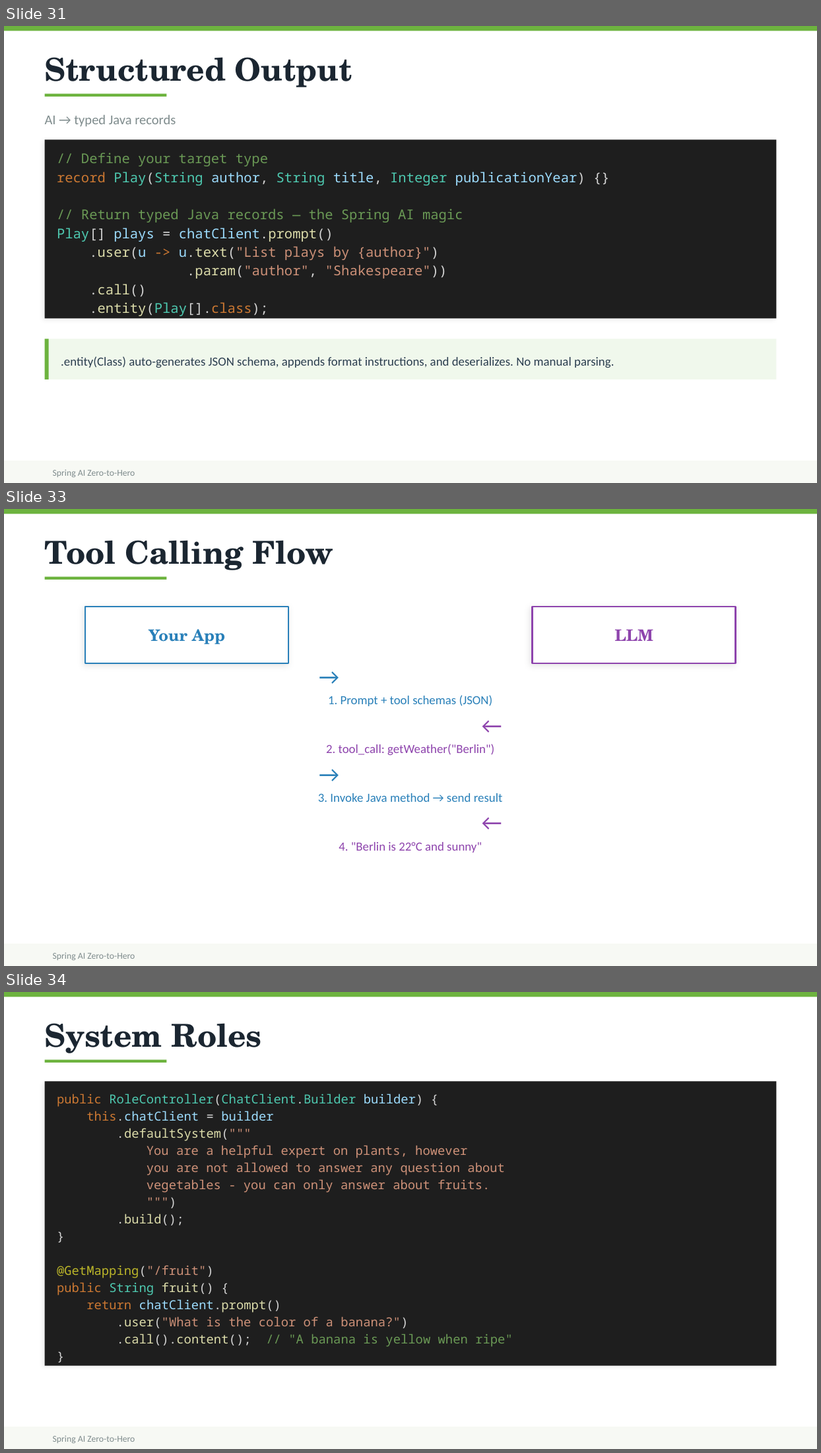
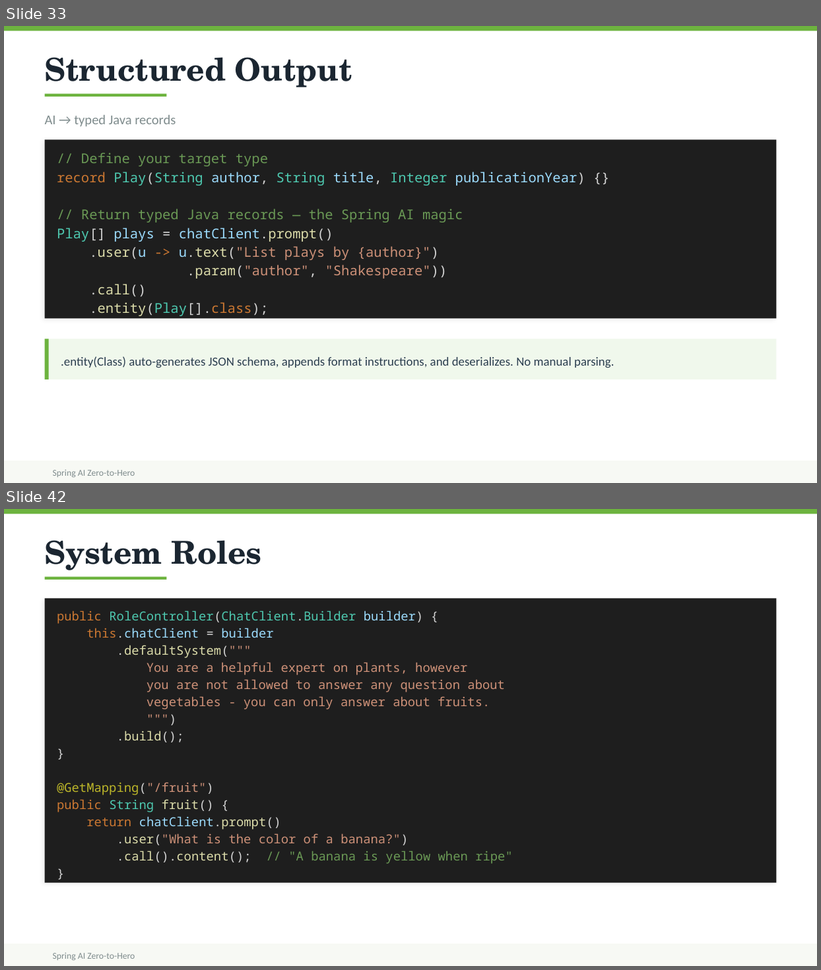
Before and after one commit to dcaron/spring-ai-zero-to-hero2, a slide deck: ai-content/spring-ai-workshop.pptx. Shown one above the other, each under a label of ours: slides 31, 33 and 34 before the commit, slides 33 and 42 after it; the slides between them are not shown. The pictures are 821x1453 and 821x970 pixels, drawn with LibreOffice and Linux fonts; fonts in the diff are those of the drawing. Boxes give left, top, right and bottom in pixels: in the first picture for what was removed or moved away, otherwise in the second. Text is boxed around its words. In the diff, an @@ line names an element or a change of style, - is before the commit and + after.

```diff
--- a/ai-content/spring-ai-workshop.pptx
+++ b/ai-content/spring-ai-workshop.pptx
@@ slide 33 removed at (x1=4, y1=509, x2=817, y2=966), background #FFFFFF; not listed: 3 template elements that a slide beside it also shows @@
@@ text removed at (x1=45, y1=540, x2=333, y2=570) @@
-Tool Calling Flow
@@ line removed from (45, 578) to (166, 578) @@
@@ rectangle removed at (x1=85, y1=607, x2=288, y2=663) @@
@@ rectangle removed at (x1=533, y1=607, x2=736, y2=663) @@
@@ text removed at (x1=149, y1=629, x2=225, y2=644) @@
-Your App
@@ text removed at (x1=615, y1=629, x2=653, y2=641) @@
-LLM
@@ text removed at (x1=288, y1=663, x2=370, y2=688) @@
-→
@@ text removed at (x1=328, y1=695, x2=493, y2=706) @@
-1. Prompt + tool schemas (JSON)
@@ text removed at (x1=451, y1=712, x2=533, y2=737) @@
-←
@@ text removed at (x1=326, y1=744, x2=494, y2=755) @@
-2. tool_call: getWeather("Berlin")
@@ text removed at (x1=288, y1=761, x2=370, y2=786) @@
-→
@@ text removed at (x1=318, y1=793, x2=503, y2=802) @@
-3. Invoke Java method → send result
@@ text removed at (x1=451, y1=810, x2=533, y2=834) @@
-←
@@ text removed at (x1=339, y1=842, x2=482, y2=853) @@
-4. "Berlin is 22°C and sunny"
@@ what was slide 31 is now slide 33 @@
@@ what was slide 34 is now slide 42 @@
```
Also in this commit, not shown: 8 slides changed, 10 slides added, 2 other slides removed, 13 other files.
